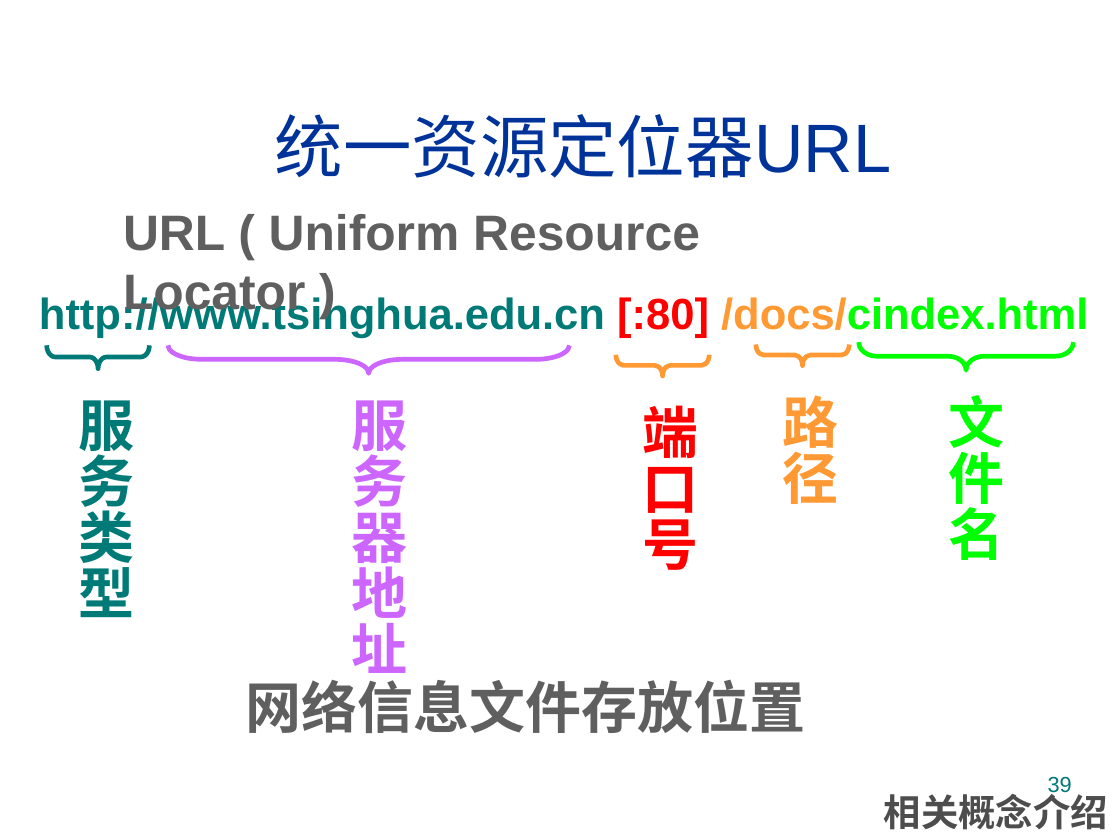
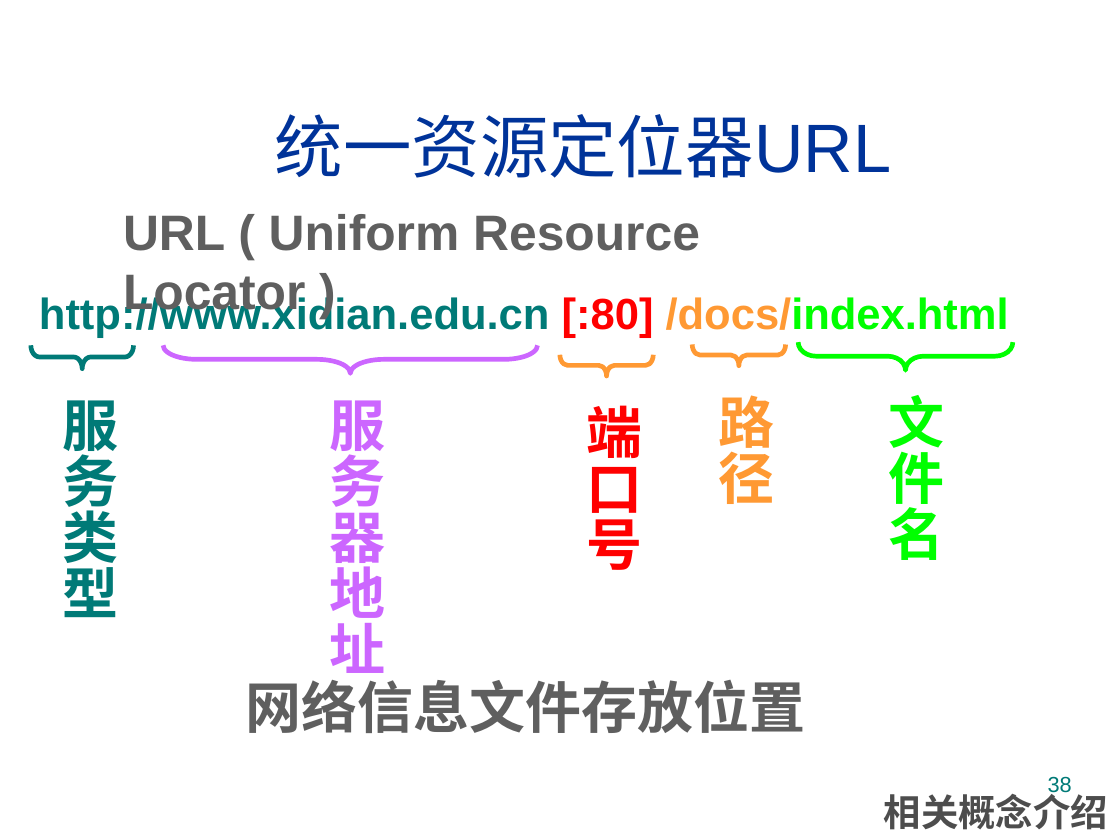
Before and after one commit to jtrfid/C-Repositories, a slide deck: slide 38 of 2016/计算机导论/pptx/5. 计算机网络入门.pptx (slide 39 before the commit). Drawn at 1120x840 pixels with LibreOffice and Linux fonts; fonts in the diff are those of the drawing; background and template pictures are left out. Boxes give left, top, right and bottom in pixels: in the first picture for what was removed or moved away, otherwise in the second. Text is boxed around its words. In the diff, an @@ line names an element or a change of style, - is before the commit and + after.

```diff
--- a/2016/计算机导论/pptx/5. 计算机网络入门.pptx
+++ b/2016/计算机导论/pptx/5. 计算机网络入门.pptx
@@ text at <box>39,294,1009,338</box>: text changed @@
-http://www.tsinghua.edu.cn [:80] /docs/cindex.html
+http://www.xidian.edu.cn [:80] /docs/index.html
@@ left brace: place and size @@
-left brace at <box>46,346,150,369</box>
+left brace at <box>31,346,134,369</box>
@@ left brace: place and size @@
-left brace at <box>169,346,570,374</box>
+left brace at <box>163,346,537,374</box>
@@ left brace: place and size @@
-left brace at <box>616,355,709,376</box>
+left brace at <box>560,355,653,376</box>
@@ left brace: place and size @@
-left brace at <box>756,344,849,365</box>
+left brace at <box>692,344,785,365</box>
@@ left brace: place and size @@
-left brace at <box>858,342,1074,370</box>
+left brace at <box>798,342,1013,370</box>
@@ text "服务类型": place and size @@
-text "服务类型" at <box>79,400,135,618</box>
+text "服务类型" at <box>63,400,119,618</box>
@@ text "服务器地址": place and size @@
-text "服务器地址" at <box>351,400,407,685</box>
+text "服务器地址" at <box>330,400,386,685</box>
@@ text "路径": place and size @@
-text "路径" at <box>783,395,839,504</box>
+text "路径" at <box>719,395,775,504</box>
@@ text "文件名": place and size @@
-text "文件名" at <box>949,395,1005,560</box>
+text "文件名" at <box>888,395,944,560</box>
@@ text "端口号": place and size @@
-text "端口号" at <box>643,405,699,570</box>
+text "端口号" at <box>587,405,643,570</box>
@@ page number at <box>1048,776,1072,797</box>: text changed @@
-39
+38
```
Also in this commit, not shown: 7 other slides changed, 1 slide removed, 1 other file.
